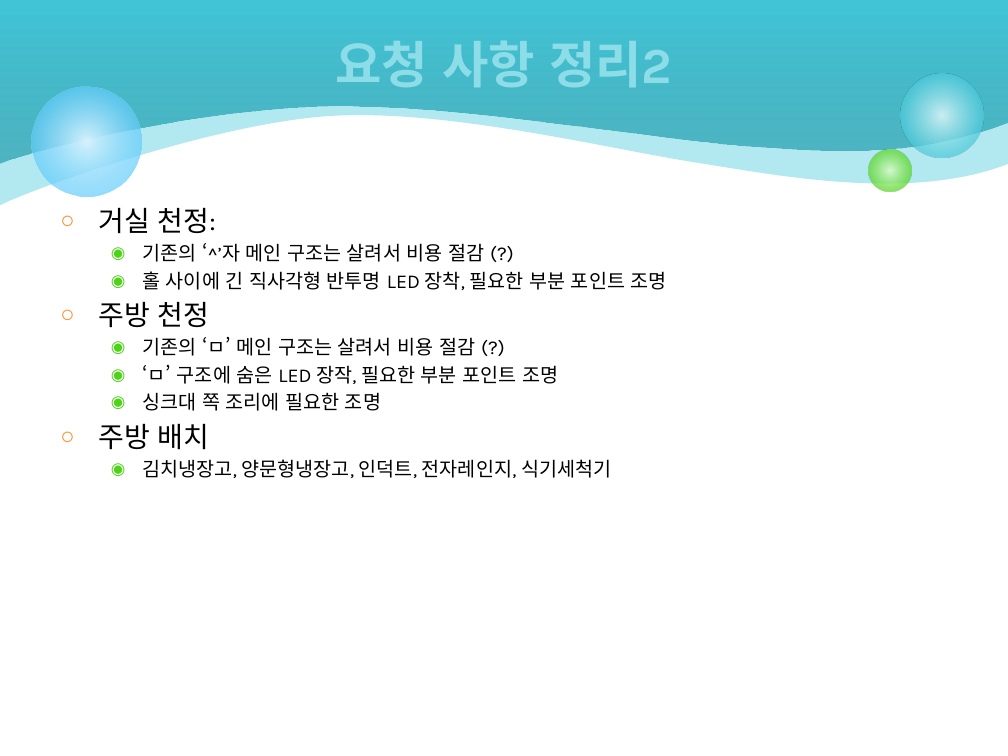
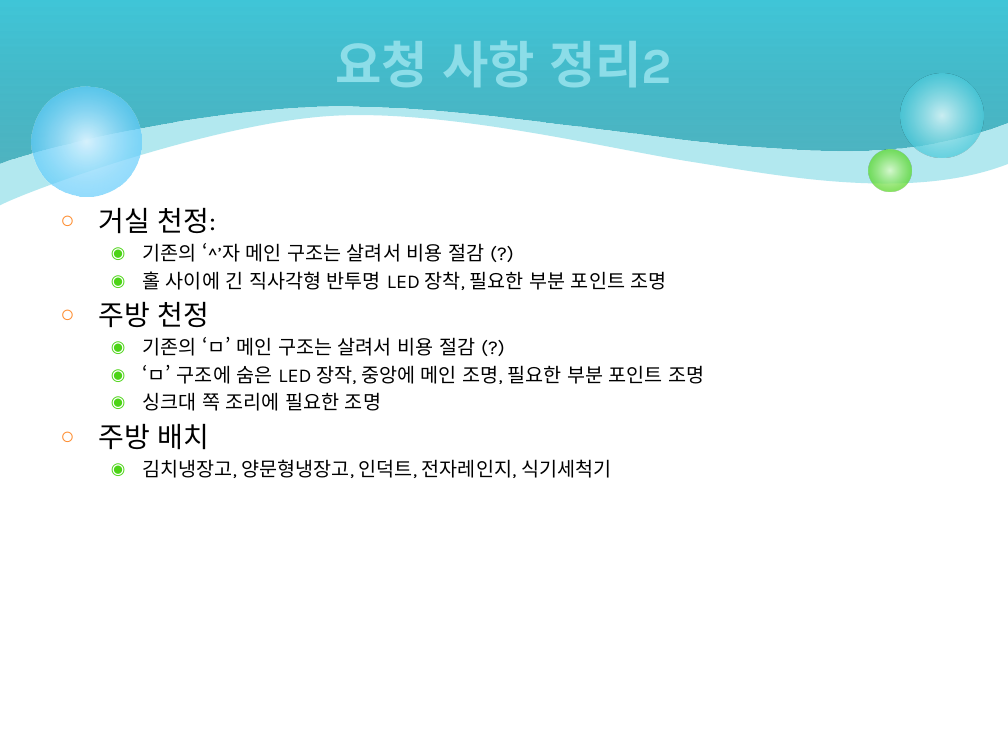
Before and after one commit to ketri-scs/4f_design, a slide deck: slide 7 of 100_컨셉 디자인/K220123_인테리어 컨셉 디자인 요청 사항 v0.8.pptx (slide 6 before the commit). Drawn at 1008x756 pixels with LibreOffice and Linux fonts; fonts in the diff are those of the drawing. Boxes give left, top, right and bottom in pixels: in the first picture for what was removed or moved away, otherwise in the second. Text is boxed around its words. In the diff, an @@ line names an element or a change of style, - is before the commit and + after.

```diff
--- a/100_컨셉 디자인/K220123_인테리어 컨셉 디자인 요청 사항 v0.8.pptx
+++ b/100_컨셉 디자인/K220123_인테리어 컨셉 디자인 요청 사항 v0.8.pptx
@@ text at bbox=[142, 365, 704, 384]: text changed @@
-  ◉ ‘ㅁ’ 구조에 숨은 LED 장작, 필요한 부분 포인트 조명
+  ◉ ‘ㅁ’ 구조에 숨은 LED 장작, 중앙에 메인 조명, 필요한 부분 포인트 조명
```
Also in this commit, not shown: 4 other slides changed, 2 slides added, 2 slides removed, 2 other files.
